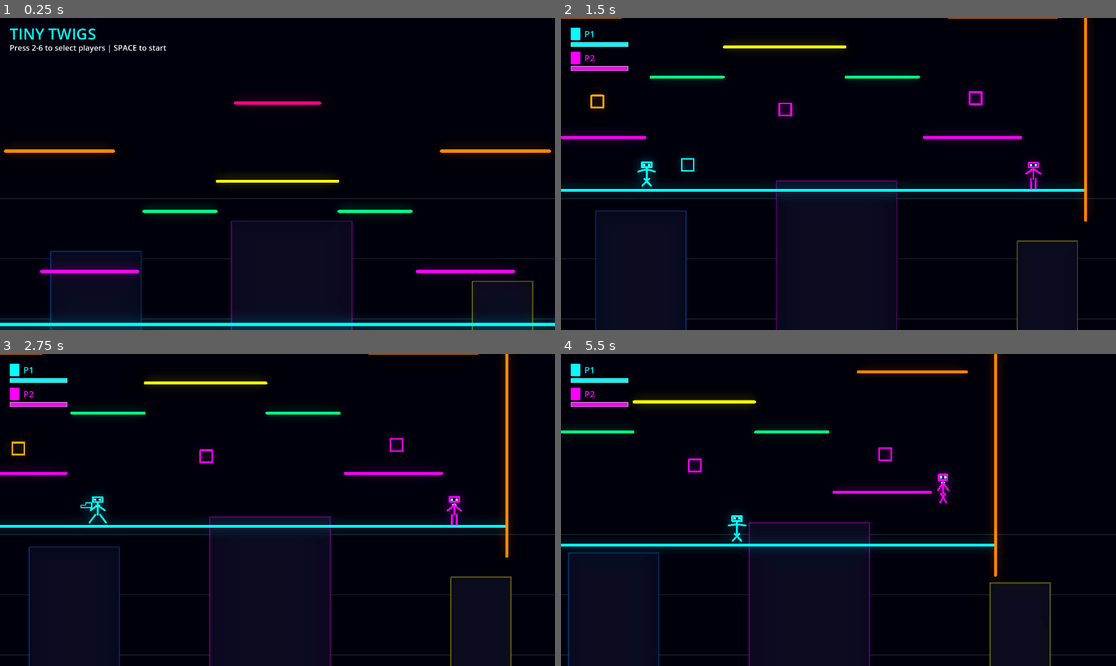
Above: before the commit, frames 1-4 (two rows, left to right).
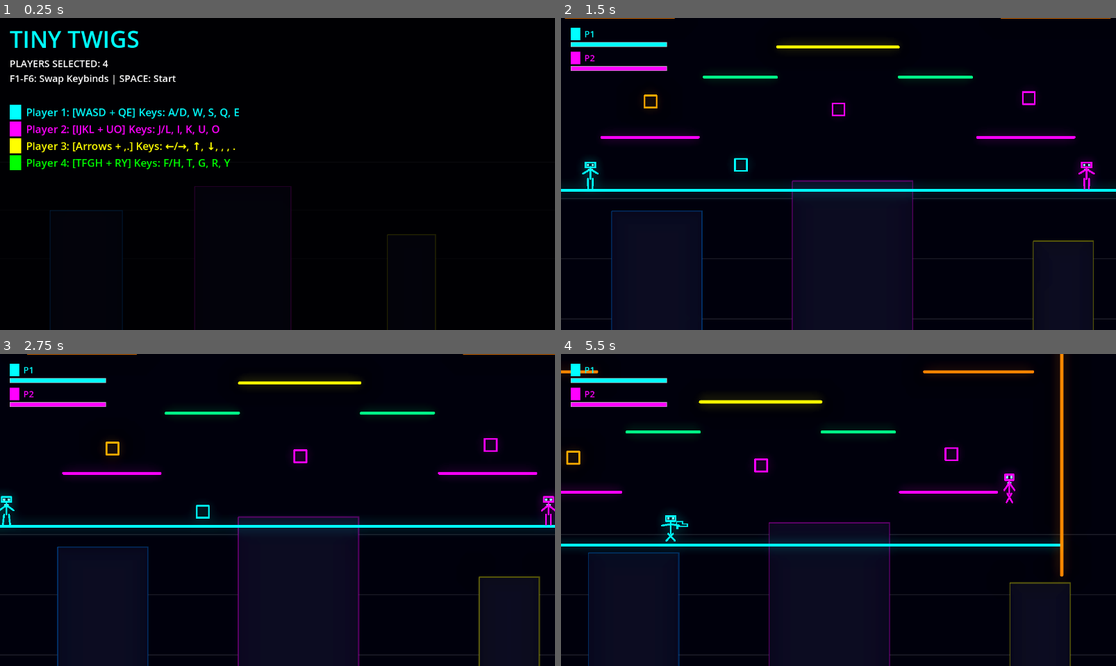
Above: after the commit, the same moments.

Repository: AbstractMelon/tiny-twigs
Game: Godot game, scene res://scenes/menu/menu.tscn
Same seed, same stepped clock (60 frames per second), same inputs: the game is played once before the commit and once after it. Before the commit the project starts from res://scenes/main/main.tscn.
Inputs:
- Up to frame 1 (0.25 s): no input
- Up to frame 2 (1.5 s): tap Enter at 0.5 s; hold D from 0.53 s (still down); tap 2 at 0.6 s; tap Space at 0.77, 1.07 s; tap 6 at 0.8, 1.35 s
- Up to frame 3 (2.75 s): tap Space at 1.52, 1.82 s; tap 0 at 1.55, 2.1 s; release D at 2.03 s; hold A from 2.03 s (still down); tap Q at 2.3 s
- Up to frame 4 (5.5 s): release A at 2.78 s; hold D 2.78-4.28 s; tap Q at 2.85 s; tap Space at 3.02, 3.32, 3.77, 4.07, 4.52, 4.82 s; tap E at 3.05, 3.6 s; tap J at 3.8, 4.35 s; hold A 4.28-5.03 s; tap L at 4.55, 5.1 s; hold D from 5.03 s (still down); tap I at 5.3 s

The runs differ from the first frame. In frame 1, 16% of the frame differs, in the area x 0-100%, y 3-100%; in frame 2, 4.0%; in frame 3, 5.2%; in frame 4, 5.0%.

Commit message:
Revised input system and menu

Diff:
--- a/project.godot
+++ b/project.godot
@@ -11,9 +11,13 @@
 [application]
 
 config/name="Tiny Twigs"
-run/main_scene="uid://main001"
+run/main_scene="res://scenes/menu/menu.tscn"
 config/features=PackedStringArray("4.5", "GL Compatibility")
 config/icon="res://icon.svg"
+
+[autoload]
+
+GameState="*res://systems/game_state.gd"
 
 [rendering]
 
--- a/scenes/main/main.gd
+++ b/scenes/main/main.gd
@@ -2,18 +2,7 @@
 
 # Main game controller
 
-@export var num_players: int = 4
 @export var round_time: int = 180  # 3 minutes
-
-# Player colors for neon aesthetic
-const PLAYER_COLORS = [
-	Color.CYAN,      # Player 1
-	Color.MAGENTA,   # Player 2
-	Color.YELLOW,    # Player 3
-	Color.LIME,      # Player 4
-	Color.ORANGE,    # Player 5
-	Color.HOT_PINK   # Player 6
-]
 
 # Spawn points
 var spawn_points: Array = []
@@ -30,18 +19,11 @@
 @onready var camera = $Camera2D
 
 func _ready():
-	# Setup input for all players
-	InputManager.setup_input_maps()
-
 	# Collect spawn points
 	_collect_spawn_points()
 
-	# Setup UI
-	if ui and ui.has_method("_ready"):
-		pass  # UI will setup itself
-
-	# Show start menu
-	_show_start_menu()
+	# Start game immediately using GameState settings
+	_start_game()
 
 func _collect_spawn_points():
 	var spawn_container = $Arena/SpawnPoints
@@ -56,23 +38,9 @@
 			if child is Marker2D:
 				weapon_spawn_points.append(child.global_position)
 
-func _show_start_menu():
-	# Simple text display for player count selection
-	print("Tiny Twigs - Press 2-6 to select number of players, then SPACE to start")
-
-func _input(event):
-	if not game_started:
-		if event is InputEventKey and event.pressed:
-			if event.keycode >= KEY_2 and event.keycode <= KEY_6:
-				num_players = event.keycode - KEY_0
-				print("Selected %d players" % num_players)
-				if ui and ui.has_method("update_player_count"):
-					ui.update_player_count(num_players)
-			elif event.keycode == KEY_SPACE:
-				_start_game()
-
 func _start_game():
 	game_started = true
+
 	_spawn_players()
 	_spawn_initial_weapons()
 	_start_weapon_spawn_timer()
@@ -84,10 +52,10 @@
 func _spawn_players():
 	var player_scene = preload("res://entities/player/player.tscn")
 
-	for i in range(num_players):
+	for i in range(GameState.num_players):
 		var player = player_scene.instantiate()
 		player.player_id = i + 1
-		player.player_color = PLAYER_COLORS[i]
+		player.player_color = GameState.PLAYER_COLORS[i]
 
 		# Spawn at designated point
 		if i < spawn_points.size():
--- a/scenes/main/main.tscn
+++ b/scenes/main/main.tscn
@@ -1,7 +1,7 @@
 [gd_scene load_steps=16 format=3 uid="uid://main001"]
 
 [ext_resource type="Script" uid="uid://de8532p3mru0m" path="res://scenes/main/main.gd" id="1_main"]
-[ext_resource type="Script" uid="uid://cdraeedita4ce" path="res://ui/game_ui.gd" id="2_ui"]
+[ext_resource type="PackedScene" path="res://ui/game_ui.tscn" id="2_ui"]
 [ext_resource type="PackedScene" path="res://scenes/main/background.tscn" id="3_bg"]
 
 [sub_resource type="Environment" id="Environment_neon"]
@@ -257,5 +257,4 @@
 [node name="WeaponSpawn5" type="Marker2D" parent="Arena/WeaponSpawns"]
 position = Vector2(671, 515)
 
-[node name="UI" type="CanvasLayer" parent="."]
-script = ExtResource("2_ui")
+[node name="UI" parent="." instance=ExtResource("2_ui")]
--- /dev/null
+++ b/scenes/menu/menu.gd
@@ -0,0 +1,65 @@
+extends Node2D
+
+@onready var ui = $UI
+@onready var parallax_bg = $Background/ParallaxBackground
+
+var scroll_speed = 50.0
+
+func _ready():
+	ui.start_menu.show()
+	ui.dimmer.show()
+	_update_ui()
+
+func _process(delta):
+	# Scroll the parallax background
+	parallax_bg.scroll_offset.x += scroll_speed * delta
+
+func _input(event):
+	if event is InputEventKey and event.pressed:
+		# Number of players (2-6)
+		if event.keycode >= KEY_2 and event.keycode <= KEY_6:
+			GameState.num_players = event.keycode - KEY_0
+			_update_ui()
+
+		# Swap schemes (F1-F6)
+		elif event.keycode >= KEY_F1 and event.keycode <= KEY_F6:
+			var pid = event.keycode - KEY_F1 + 1
+			# Cycle through available schemes (1-6)
+			GameState.player_schemes[pid] = (GameState.player_schemes[pid] % 6) + 1
+			_update_ui()
+
+		elif event.keycode == KEY_SPACE:
+			_start_game()
+
+func _update_ui():
+	# Clear existing
+	for child in ui.player_selection_list.get_children():
+		child.queue_free()
+
+	# Update title
+	ui.control_label.text = "PLAYERS SELECTED: %d\nF1-F6: Swap Keybinds | SPACE: Start" % GameState.num_players
+
+	# List players
+	for i in range(GameState.num_players):
+		var pid = i + 1
+		var sid = GameState.player_schemes[pid]
+
+		var row = HBoxContainer.new()
+		ui.player_selection_list.add_child(row)
+
+		var color_rect = ColorRect.new()
+		color_rect.custom_minimum_size = Vector2(24, 24)
+		color_rect.color = GameState.PLAYER_COLORS[i]
+		row.add_child(color_rect)
+
+		var label = Label.new()
+		label.text = " Player %d: [%s] Keys: %s" % [pid, InputManager.get_scheme_name(sid), InputManager.get_control_scheme_text(sid)]
+		label.add_theme_font_size_override("font_size", 22)
+		label.add_theme_color_override("font_color", GameState.PLAYER_COLORS[i])
+		row.add_child(label)
+
+func _start_game():
+	# Setup input based on selected schemes
+	InputManager.setup_input_maps(GameState.player_schemes)
+	# Load main game scene
+	get_tree().change_scene_to_file("res://scenes/main/main.tscn")
--- /dev/null
+++ b/scenes/menu/menu.tscn
@@ -0,0 +1,22 @@
+[gd_scene load_steps=5 format=3]
+
+[ext_resource type="Script" path="res://scenes/menu/menu.gd" id="1_menu"]
+[ext_resource type="PackedScene" path="res://scenes/main/background.tscn" id="2_bg"]
+[ext_resource type="PackedScene" path="res://ui/game_ui.tscn" id="3_ui"]
+
+[sub_resource type="Environment" id="Environment_menu"]
+background_mode = 3
+glow_enabled = true
+glow_intensity = 1.0
+glow_strength = 1.0
+glow_bloom = 0.2
+
+[node name="Menu" type="Node2D"]
+script = ExtResource("1_menu")
+
+[node name="Background" parent="." instance=ExtResource("2_bg")]
+
+[node name="UI" parent="." instance=ExtResource("3_ui")]
+
+[node name="Env" type="WorldEnvironment" parent="."]
+environment = SubResource("Environment_menu")
--- /dev/null
+++ b/systems/game_state.gd
@@ -0,0 +1,16 @@
+extends Node
+
+# Persistent game state to share between menu and game scene
+
+var num_players: int = 4
+# pid -> scheme_id
+var player_schemes: Dictionary = {1: 1, 2: 2, 3: 3, 4: 4, 5: 5, 6: 6}
+
+const PLAYER_COLORS = [
+	Color.CYAN,      # Player 1
+	Color.MAGENTA,   # Player 2
+	Color.YELLOW,    # Player 3
+	Color.LIME,      # Player 4
+	Color.ORANGE,    # Player 5
+	Color.HOT_PINK   # Player 6
+]
--- a/systems/input_manager.gd
+++ b/systems/input_manager.gd
@@ -4,27 +4,55 @@
 # Input configuration for 6 players on a single keyboard
 # Each player gets: movement (left/right), jump, shoot, block, drop
 
-static func setup_input_maps():
+const SCHEMES = {
+	1: {
+		"name": "WASD + QE",
+		"keys": [KEY_A, KEY_D, KEY_W, KEY_S, KEY_Q, KEY_E],
+		"display": "A/D, W, S, Q, E"
+	},
+	2: {
+		"name": "IJKL + UO",
+		"keys": [KEY_J, KEY_L, KEY_I, KEY_K, KEY_U, KEY_O],
+		"display": "J/L, I, K, U, O"
+	},
+	3: {
+		"name": "Arrows + ,.",
+		"keys": [KEY_LEFT, KEY_RIGHT, KEY_UP, KEY_DOWN, KEY_COMMA, KEY_PERIOD],
+		"display": "←/→, ↑, ↓, , , ."
+	},
+	4: {
+		"name": "TFGH + RY",
+		"keys": [KEY_F, KEY_H, KEY_T, KEY_G, KEY_R, KEY_Y],
+		"display": "F/H, T, G, R, Y"
+	},
+	5: {
+		"name": "Numpad 4685 + 79",
+		"keys": [KEY_KP_4, KEY_KP_6, KEY_KP_8, KEY_KP_5, KEY_KP_7, KEY_KP_9],
+		"display": "N4/6, N8, N5, N7, N9"
+	},
+	6: {
+		"name": "ZXCV + MB",
+		"keys": [KEY_Z, KEY_C, KEY_X, KEY_V, KEY_M, KEY_B],
+		"display": "Z/C, X, V, M, B"
+	}
+}
+
+static func setup_input_maps(player_scheme_mapping: Dictionary = {}):
 	# Clear existing actions if they exist
 	_clear_player_actions()
 
-	# Player 1: WASD + QE
-	_setup_player_input(1, KEY_A, KEY_D, KEY_W, KEY_S, KEY_Q, KEY_E)
+	# If no mapping provided, use defaults
+	if player_scheme_mapping.is_empty():
+		for i in range(1, 7):
+			player_scheme_mapping[i] = i
 
-	# Player 2: IJKL + UO
-	_setup_player_input(2, KEY_J, KEY_L, KEY_I, KEY_K, KEY_U, KEY_O)
-
-	# Player 3: Arrow Keys + , .
-	_setup_player_input(3, KEY_LEFT, KEY_RIGHT, KEY_UP, KEY_DOWN, KEY_COMMA, KEY_PERIOD)
-
-	# Player 4: TFGH + RY
-	_setup_player_input(4, KEY_F, KEY_H, KEY_T, KEY_G, KEY_R, KEY_Y)
-
-	# Player 5: Numpad 4685 + 79
-	_setup_player_input(5, KEY_KP_4, KEY_KP_6, KEY_KP_8, KEY_KP_5, KEY_KP_7, KEY_KP_9)
-
-	# Player 6: ZXCV + MB
-	_setup_player_input(6, KEY_Z, KEY_C, KEY_X, KEY_V, KEY_M, KEY_B)
+	# Setup each player according to the mapping
+	for player_id in player_scheme_mapping:
+		var scheme_id = player_scheme_mapping[player_id]
+		if SCHEMES.has(scheme_id):
+			var s = SCHEMES[scheme_id]
+			var keys = s.keys
+			_setup_player_input(player_id, keys[0], keys[1], keys[2], keys[3], keys[4], keys[5])
 
 static func _clear_player_actions():
 	for i in range(1, 7):
@@ -45,54 +73,28 @@
 								block_key: int, drop_key: int):
 	var prefix = "p%d_" % player_id
 
-	# Left
-	var action_left = prefix + "left"
-	InputMap.add_action(action_left)
-	var event_left = InputEventKey.new()
-	event_left.keycode = left_key
-	InputMap.action_add_event(action_left, event_left)
+	var mappings = [
+		["left", left_key],
+		["right", right_key],
+		["jump", jump_key],
+		["shoot", down_key],
+		["block", block_key],
+		["drop", drop_key]
+	]
 
-	# Right
-	var action_right = prefix + "right"
-	InputMap.add_action(action_right)
-	var event_right = InputEventKey.new()
-	event_right.keycode = right_key
-	InputMap.action_add_event(action_right, event_right)
+	for m in mappings:
+		var action = prefix + m[0]
+		InputMap.add_action(action)
+		var event = InputEventKey.new()
+		event.keycode = m[1]
+		InputMap.action_add_event(action, event)
 
-	# Jump
-	var action_jump = prefix + "jump"
-	InputMap.add_action(action_jump)
-	var event_jump = InputEventKey.new()
-	event_jump.keycode = jump_key
-	InputMap.action_add_event(action_jump, event_jump)
+static func get_control_scheme_text(scheme_id: int) -> String:
+	if SCHEMES.has(scheme_id):
+		return SCHEMES[scheme_id].display
+	return "Unknown"
 
-	# Shoot (use down key as shoot)
-	var action_shoot = prefix + "shoot"
-	InputMap.add_action(action_shoot)
-	var event_shoot = InputEventKey.new()
-	event_shoot.keycode = down_key
-	InputMap.action_add_event(action_shoot, event_shoot)
-
-	# Block
-	var action_block = prefix + "block"
-	InputMap.add_action(action_block)
-	var event_block = InputEventKey.new()
-	event_block.keycode = block_key
-	InputMap.action_add_event(action_block, event_block)
-
-	# Drop
-	var action_drop = prefix + "drop"
-	InputMap.add_action(action_drop)
-	var event_drop = InputEventKey.new()
-	event_drop.keycode = drop_key
-	InputMap.action_add_event(action_drop, event_drop)
-
-static func get_control_scheme_text(player_id: int) -> String:
-	match player_id:
-		1: return "P1: A/D=Move W=Jump S=Shoot Q=Block E=Drop"
-		2: return "P2: J/L=Move I=Jump K=Shoot U=Block O=Drop"
-		3: return "P3: ←/→=Move ↑=Jump ↓=Shoot ,=Block .=Drop"
-		4: return "P4: F/H=Move T=Jump G=Shoot R=Block Y=Drop"
-		5: return "P5: Num4/6=Move Num8=Jump Num5=Shoot Num7=Block Num9=Drop"
-		6: return "P6: Z/C=Move X=Jump V=Shoot M=Block B=Drop"
-		_: return "Unknown player"
+static func get_scheme_name(scheme_id: int) -> String:
+	if SCHEMES.has(scheme_id):
+		return SCHEMES[scheme_id].name
+	return "None"
--- a/ui/game_ui.gd
+++ b/ui/game_ui.gd
@@ -2,42 +2,63 @@
 
 # UI overlay for player info and game state
 
+@onready var dimmer = $Dimmer
+@onready var start_menu = $StartMenu
+@onready var player_selection_list = $StartMenu/PlayerSelectionList
+@onready var control_label = $StartMenu/ControlLabel
+@onready var game_hud = $GameHUD
+@onready var player_status_list = $GameHUD/PlayerStatusList
+
 var player_labels: Array = []
 
 func _ready():
-	_setup_ui()
+	# Default state: hide everything, let scenes decide what to show
+	start_menu.hide()
+	dimmer.hide()
+	game_hud.hide()
 
-func _setup_ui():
-	# Title
-	var title = Label.new()
-	title.text = "TINY TWIGS"
-	title.position = Vector2(20, 10)
-	title.add_theme_font_size_override("font_size", 32)
-	title.add_theme_color_override("font_color", Color.CYAN)
-	add_child(title)
+func update_selection_ui(num_players: int, player_schemes: Dictionary, player_colors: Array):
+	# Clear existing
+	for child in player_selection_list.get_children():
+		child.queue_free()
 
-	# Control hints
-	var controls = Label.new()
-	controls.text = "Press 2-6 to select players | SPACE to start"
-	controls.position = Vector2(20, 50)
-	controls.add_theme_font_size_override("font_size", 16)
-	controls.add_theme_color_override("font_color", Color.WHITE)
-	add_child(controls)
+	# Update title
+	control_label.text = "PLAYERS SELECTED: %d\n1-6: Change Player Count | F1-F6: Swap Keybinds | SPACE: Start" % num_players
 
-func update_player_count(count: int):
-	var controls = get_node_or_null("ControlLabel")
-	if controls:
-		controls.text = "%d Players Selected - Press SPACE to start" % count
+	# List players
+	for i in range(num_players):
+		var pid = i + 1
+		var sid = player_schemes[pid]
+
+		var row = HBoxContainer.new()
+		player_selection_list.add_child(row)
+
+		var color_rect = ColorRect.new()
+		color_rect.custom_minimum_size = Vector2(24, 24)
+		color_rect.color = player_colors[i]
+		row.add_child(color_rect)
+
+		var label = Label.new()
+		label.text = " Player %d: [%s] Keys: %s" % [pid, InputManager.get_scheme_name(sid), InputManager.get_control_scheme_text(sid)]
+		label.add_theme_font_size_override("font_size", 22)
+		label.add_theme_color_override("font_color", player_colors[i])
+		row.add_child(label)
 
 func show_game_ui(players: Array):
-	# Clear start menu
-	for child in get_children():
+	# Hide menu and dim background
+	start_menu.hide()
+	dimmer.hide()
+	game_hud.show()
+
+	# Clear existing status indicators
+	for child in player_status_list.get_children():
 		child.queue_free()
+	player_labels = []
 
 	# Create player status indicators
 	for i in range(players.size()):
 		var player_info = VBoxContainer.new()
-		player_info.position = Vector2(20, 20 + i * 50)
+		player_status_list.add_child(player_info)
 
 		var top_row = HBoxContainer.new()
 		player_info.add_child(top_row)
@@ -74,5 +95,4 @@
 			health_bar.max_value = max_val
 		)
 
-		add_child(player_info)
 		player_labels.append(player_info)
--- /dev/null
+++ b/ui/game_ui.tscn
@@ -0,0 +1,66 @@
+[gd_scene load_steps=2 format=3 uid="uid://cf8endj7vruag"]
+
+[ext_resource type="Script" uid="uid://cdraeedita4ce" path="res://ui/game_ui.gd" id="1_script"]
+
+[node name="UI" type="CanvasLayer"]
+script = ExtResource("1_script")
+
+[node name="Dimmer" type="ColorRect" parent="."]
+anchors_preset = 15
+anchor_right = 1.0
+anchor_bottom = 1.0
+grow_horizontal = 2
+grow_vertical = 2
+color = Color(0, 0, 0, 0.588235)
+
+[node name="StartMenu" type="Control" parent="."]
+layout_mode = 3
+anchors_preset = 15
+anchor_right = 1.0
+anchor_bottom = 1.0
+grow_horizontal = 2
+grow_vertical = 2
+
+[node name="TitleLabel" type="Label" parent="StartMenu"]
+layout_mode = 0
+offset_left = 20.0
+offset_top = 10.0
+offset_right = 308.0
+offset_bottom = 77.0
+theme_override_colors/font_color = Color(0, 1, 1, 1)
+theme_override_font_sizes/font_size = 48
+text = "TINY TWIGS"
+
+[node name="ControlLabel" type="Label" parent="StartMenu"]
+layout_mode = 0
+offset_left = 20.0
+offset_top = 80.0
+offset_right = 413.0
+offset_bottom = 142.0
+theme_override_font_sizes/font_size = 20
+text = "PLAYERS SELECTED: %d1-6:
+Change Player Count | F1-F6: Swap Keybinds | SPACE: Start"
+
+[node name="PlayerSelectionList" type="VBoxContainer" parent="StartMenu"]
+layout_mode = 0
+offset_left = 20.0
+offset_top = 180.0
+offset_right = 420.0
+offset_bottom = 600.0
+
+[node name="GameHUD" type="Control" parent="."]
+visible = false
+layout_mode = 3
+anchors_preset = 15
+anchor_right = 1.0
+anchor_bottom = 1.0
+grow_horizontal = 2
+grow_vertical = 2
+
+[node name="PlayerStatusList" type="VBoxContainer" parent="GameHUD"]
+layout_mode = 0
+offset_left = 20.0
+offset_top = 20.0
+offset_right = 220.0
+offset_bottom = 600.0
+theme_override_constants/separation = 10
Not shown, added: scenes/menu/menu.gd.uid
Not shown, added: systems/game_state.gd.uid
